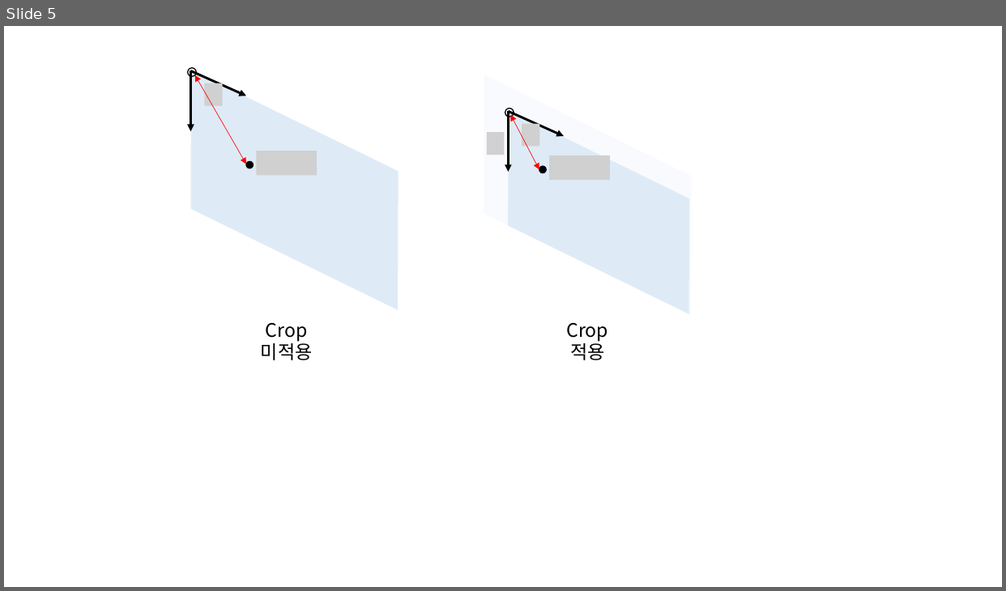
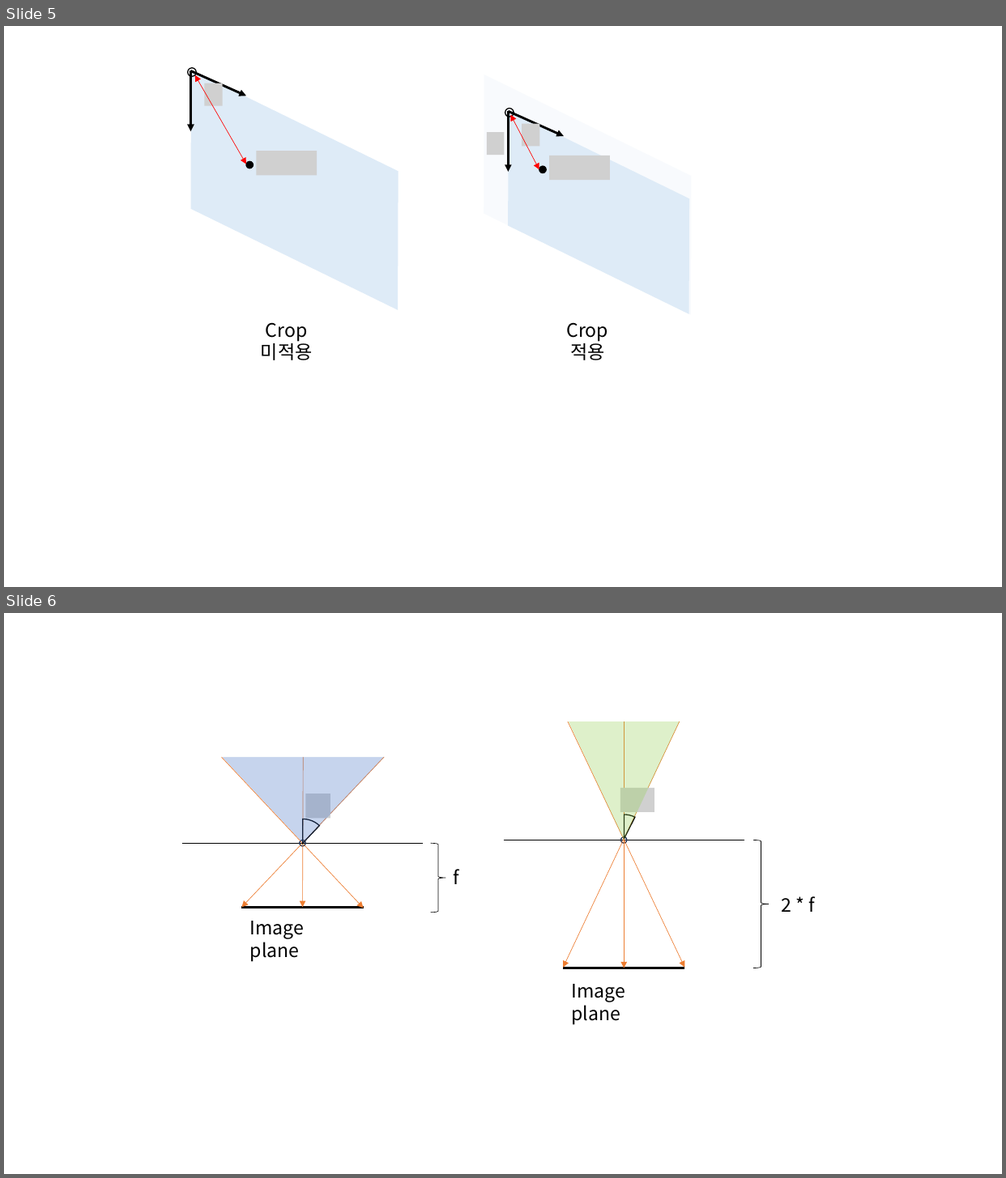
Before and after one commit to gaussian37/gaussian37.github.io, a slide deck: assets/img/vision/concept/calibration/calibration.pptx. Shown one above the other, each under a label of ours: slide 5 before the commit, slides 5 and 6 after it. The pictures are 1006x591 and 1006x1178 pixels, drawn with LibreOffice and Linux fonts; fonts in the diff are those of the drawing; grey boxes stand for pictures. Boxes give left, top, right and bottom in pixels: in the first picture for what was removed or moved away, otherwise in the second. Text is boxed around its words. In the diff, an @@ line names an element or a change of style, - is before the commit and + after.

```diff
--- a/assets/img/vision/concept/calibration/calibration.pptx
+++ b/assets/img/vision/concept/calibration/calibration.pptx
@@ slide 6 added at <box>4,613,1002,1174</box>, background #FFFFFF @@
@@ group added at <box>182,722,816,1024</box>: 6 arrows, 4 lines, 4 texts, 2 ellipses, 2 right braces, 2 pie slice (boxed as its full ellipse)s, 2 pictures, 2 triangles @@
+f
+2 * f
+Image plane
+Image plane
```
Also in this commit, not shown: 2 other files.
